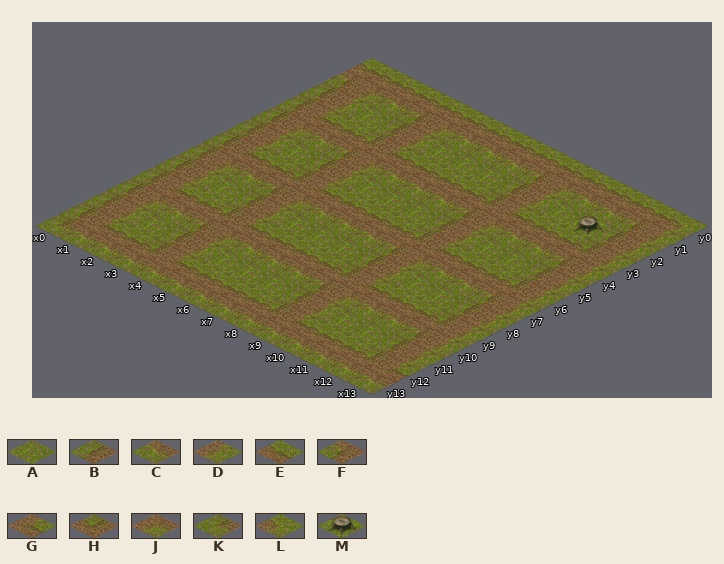
A Tiled map gets an edit: Resources/IsoTileMap2.tmx. The first picture shows the starting point.
Cells are 100x50 px. Isometric: x runs down to the right, y down to the left. Shown: x 0..13, y 0..13.
Key: from "IsoTileSet": A 0, B 8, C 9, D 10, E 11, F 12, G 13, H 14, J 15, K 18, L 19, M 20.
_ is an empty cell.
Layer "Tiles" before, first column x 0:
 0 EEEEEEEEEEEEEL
 1 FJCFJCCCFJCCFD
 2 BDABDAAABDAMBD
 3 BGEHGEEEHGEEHD
 4 BJCFJCCCFJCCFD
 5 BDABDAAABDAABD
 6 BGEHGEEEHGEEHD
 7 BJCFJCCCFJCCFD
 8 BDABDAAABDAABD
 9 BGEHGEEEHGEEHD
10 BJCFJCCCFJCCFD
11 BDABDAAABDAABD
12 BGEHGEEEHGEEHG
13 KCCCCCCCCCCCCC
Now the later version:
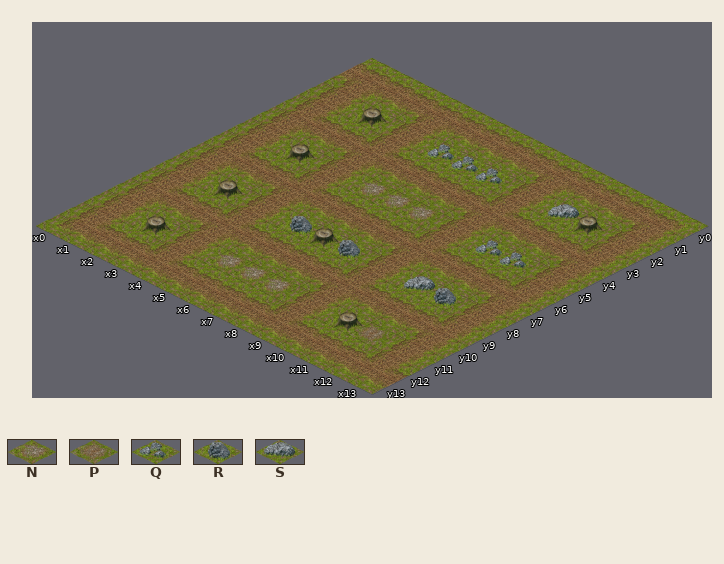
Further tiles: from "IsoTileSet": N 5, P 6, Q 21, R 22, S 23.
Log entry: Added some stuff to the map, still need to setup winning mechanism
The edit:
Changed rows in their new state; . is an unchanged cell.
Layer "Tiles":
first column x 2:
 2 M..QQQ..S.
 5 M..NNN..QQ
 8 M..RMR..SR
11 M..NNN..MP
Changed places in both pictures, as pixel boxes (x1, y1, x2, y2):
changed: (349, 106, 395, 129)
changed: (205, 142, 539, 309)
changed: (541, 202, 587, 225)
changed: (133, 214, 179, 237)
changed: (325, 310, 394, 346)
